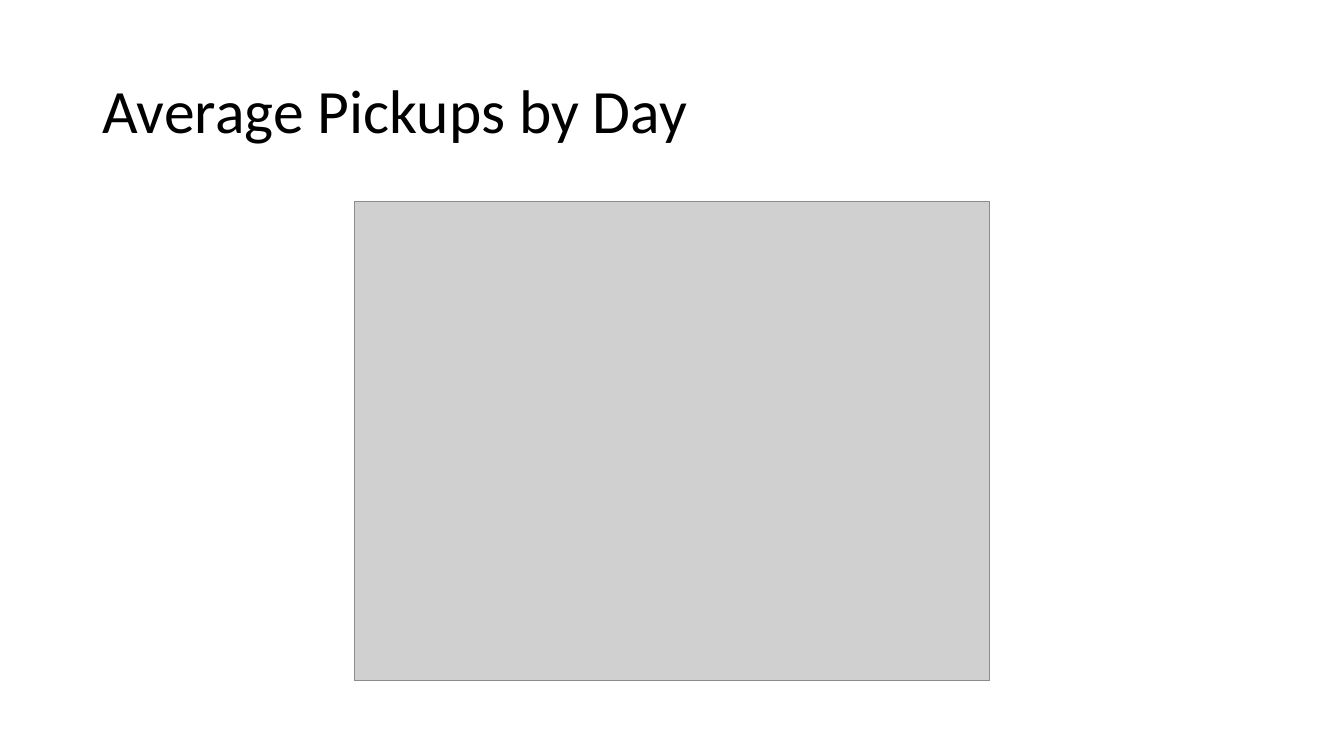
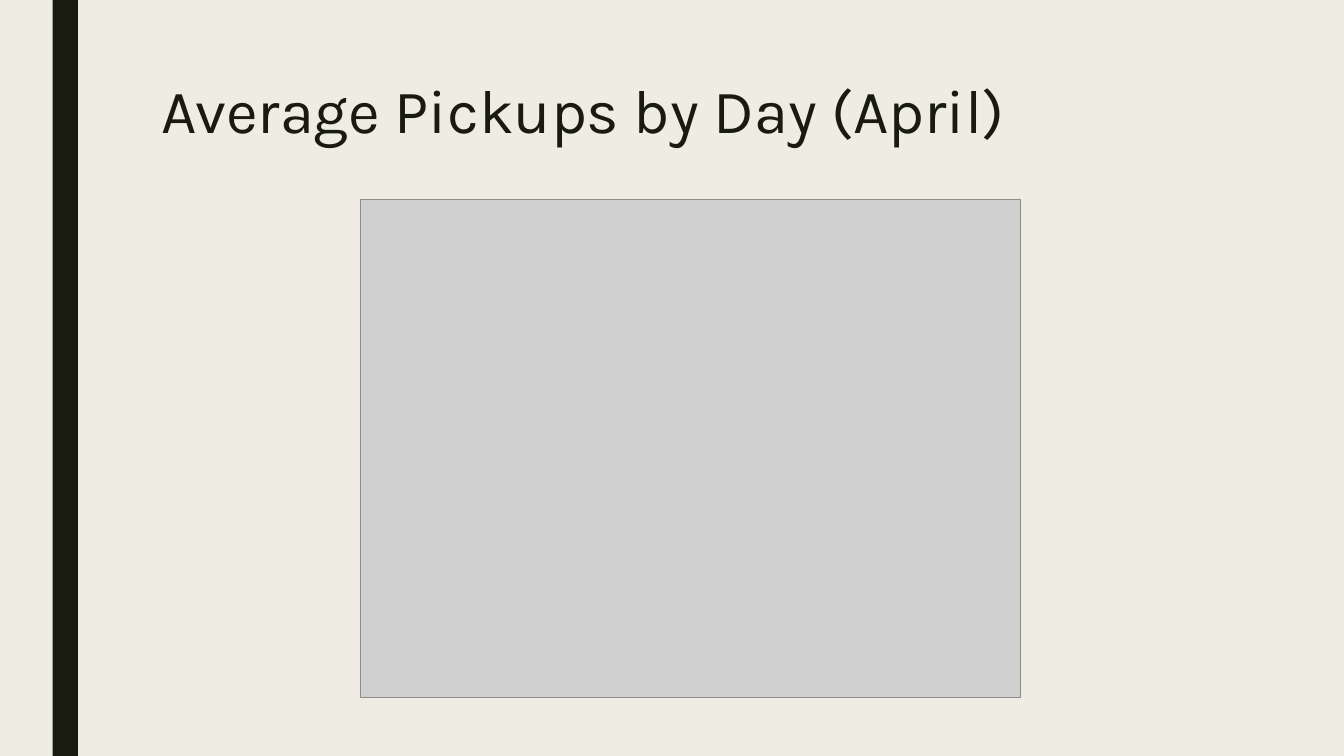
Before and after one commit to msabhi/mining-uber-dataset, a slide deck: slide 5 of images/Presentation2.pptx (slide 3 before the commit). Drawn at 1344x756 pixels with LibreOffice and Linux fonts; fonts in the diff are those of the drawing; grey boxes stand for pictures. Boxes give left, top, right and bottom in pixels: in the first picture for what was removed or moved away, otherwise in the second. Text is boxed around its words. In the diff, an @@ line names an element or a change of style, - is before the commit and + after.

```diff
--- a/images/Presentation2.pptx
+++ b/images/Presentation2.pptx
@@ background #FFFFFF to #EFEDE3 @@
@@ rectangle added at bbox=[52, 0, 78, 756], fill #191B0E @@
@@ title "Average Pickups by Day (April)" at bbox=[161, 88, 1004, 148]: vertical alignment middle to top @@
@@ title at bbox=[161, 88, 1004, 148]: text changed; font Calibri to Karla; text colour #000000 to #191B0E @@
-Average Pickups by Day
+Average Pickups by Day (April)
@@ picture: place and size @@
-picture at bbox=[355, 202, 990, 682]
+picture at bbox=[361, 199, 1021, 698]
```
Also in this commit, not shown: 8 other slides changed, 4 slides added.
